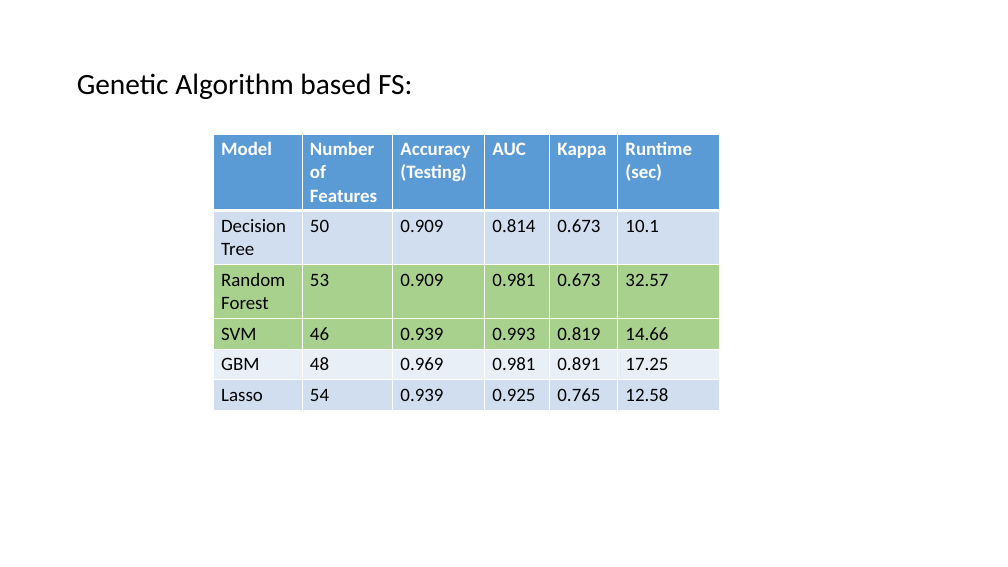
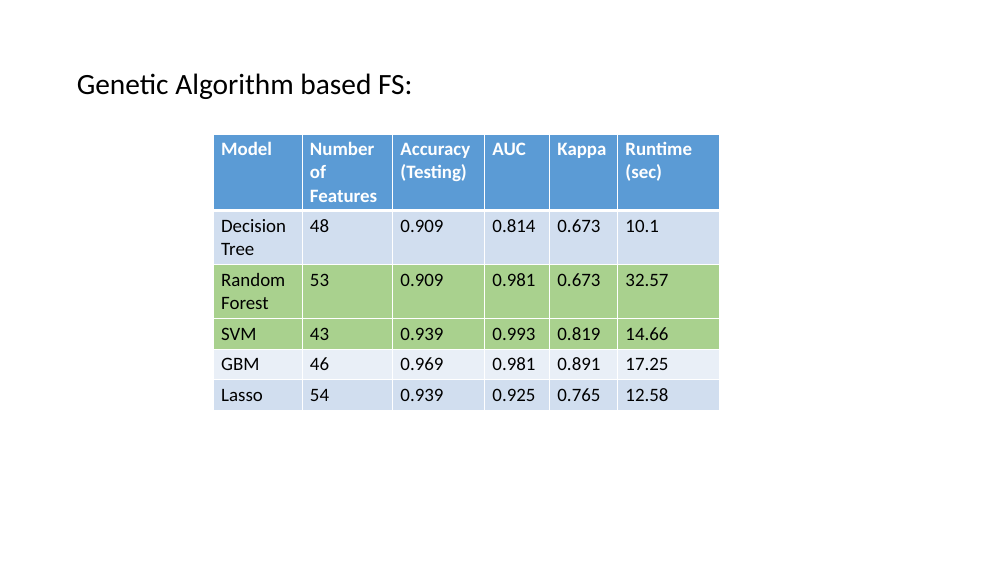
Before and after one commit to AtrayeeNeog/Cardio-Classifier-HIWi, a slide deck: slide 10 of Reports/Hiwi Meeting 4.pptx. Drawn at 1008x567 pixels with LibreOffice and Linux fonts; fonts in the diff are those of the drawing. Boxes give left, top, right and bottom in pixels: in the first picture for what was removed or moved away, otherwise in the second. Text is boxed around its words. In the diff, an @@ line names an element or a change of style, - is before the commit and + after.

```diff
--- a/Reports/Hiwi Meeting 4.pptx
+++ b/Reports/Hiwi Meeting 4.pptx
@@ table at (x1=214, y1=134, x2=721, y2=408) @@
-row 2, column 2: 50
+row 2, column 2: 48
-row 4, column 2: 46
+row 4, column 2: 43
-row 5, column 2: 48
+row 5, column 2: 46
```
Also in this commit, not shown: 1 other file.
